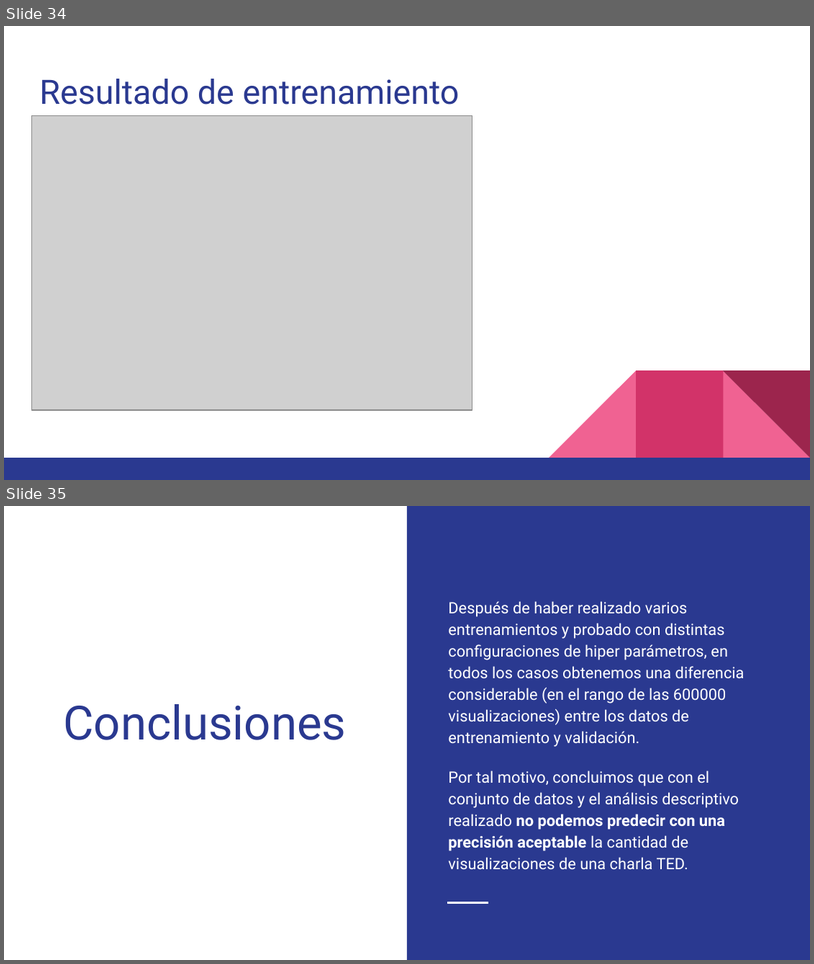
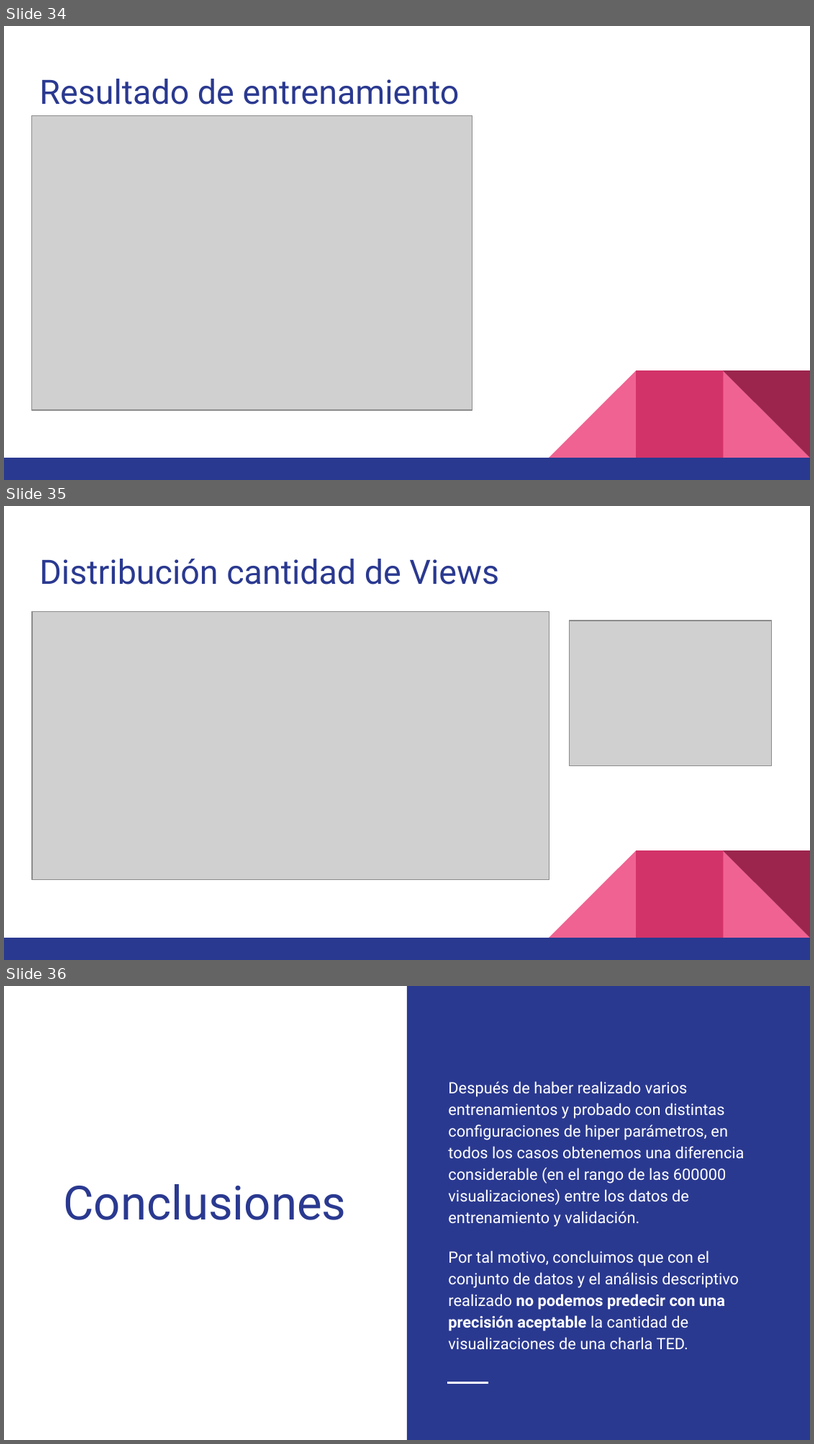
Before and after one commit to cscovino/TED-Talks-Analysis, a slide deck: presentacion/Grupo_4_TED_Talks.pptx. Shown one above the other, each under a label of ours: slides 34 and 35 before the commit, slides 34, 35 and 36 after it. The pictures are 814x964 and 814x1444 pixels, drawn with LibreOffice and Linux fonts; fonts in the diff are those of the drawing; grey boxes stand for pictures. Boxes give left, top, right and bottom in pixels: in the first picture for what was removed or moved away, otherwise in the second. Text is boxed around its words. In the diff, an @@ line names an element or a change of style, - is before the commit and + after.

```diff
--- a/presentacion/Grupo_4_TED_Talks.pptx
+++ b/presentacion/Grupo_4_TED_Talks.pptx
@@ slide 35 added at <box>4,506,810,960</box>, background #FFFFFF; not listed: 5 template elements that a slide beside it also shows @@
@@ title added at <box>39,559,499,584</box>, 30 pt, text #2A3990 @@
+Distribución cantidad de Views
@@ picture added at <box>32,612,549,880</box> @@
@@ picture added at <box>569,620,772,766</box> @@
@@ what was slide 35 is now slide 36 @@
```
Also in this commit, not shown: 2 slides changed, 1 other file.
